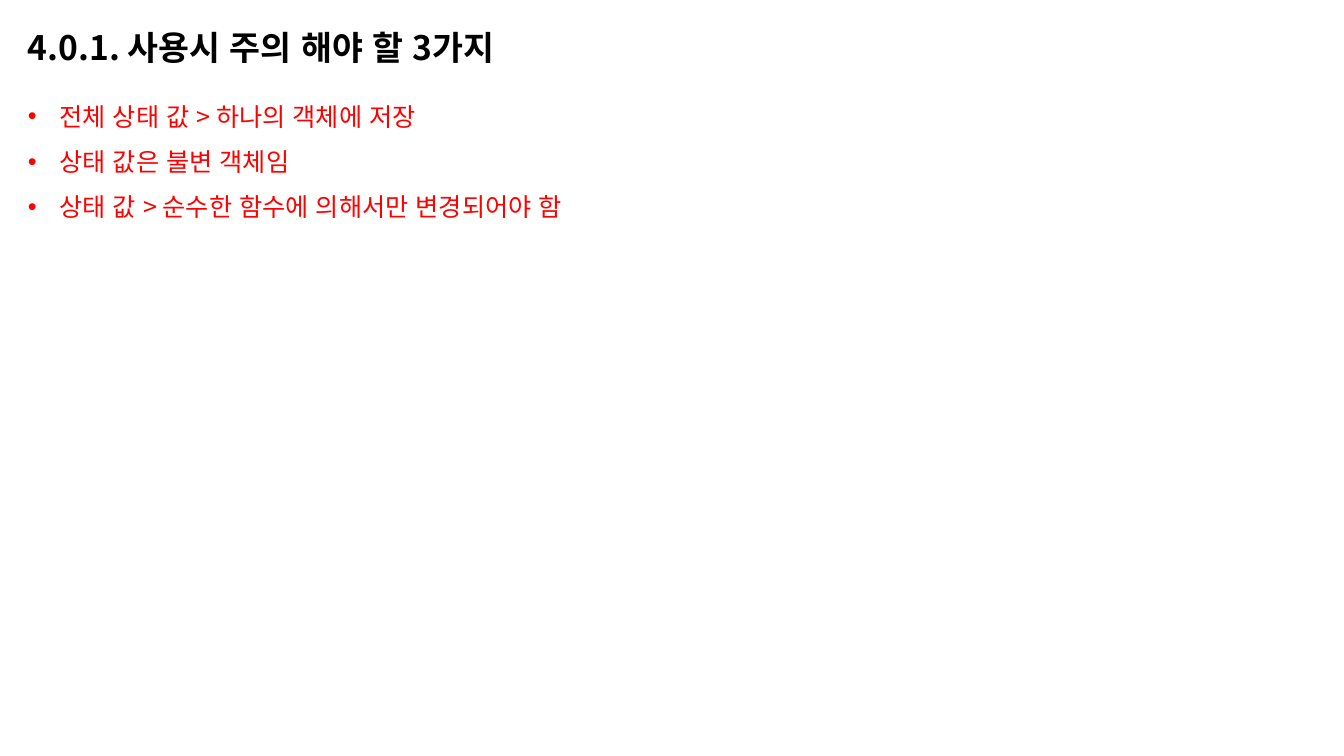
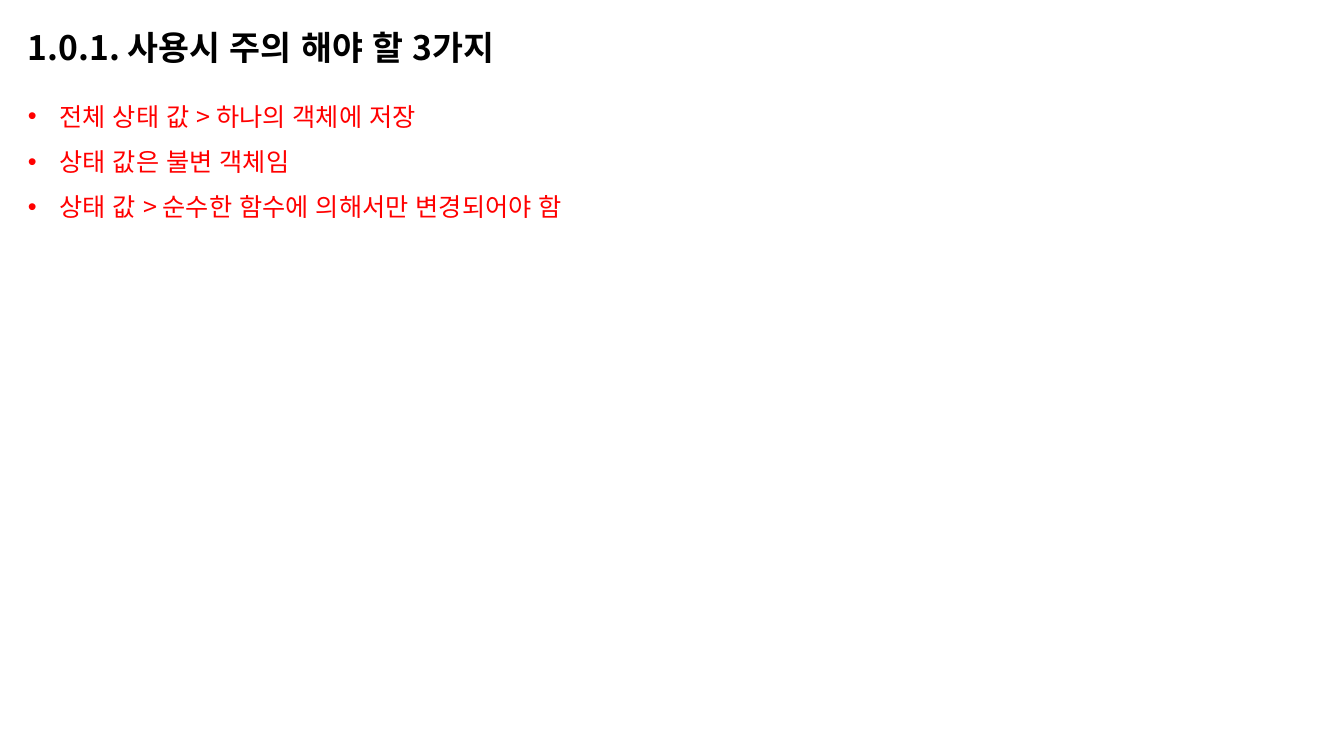
Before and after one commit to junni3h/insummnia, a slide deck: slide 19 of docs/리액트 정리.pptx (slide 16 before the commit). Drawn at 1344x756 pixels with LibreOffice and Linux fonts; fonts in the diff are those of the drawing. Boxes give left, top, right and bottom in pixels: in the first picture for what was removed or moved away, otherwise in the second. Text is boxed around its words. In the diff, an @@ line names an element or a change of style, - is before the commit and + after.

Commit message:
2021-01-20 / 황세준 / 사용자 정보 수정 기능 추가

```diff
--- a/docs/리액트 정리.pptx
+++ b/docs/리액트 정리.pptx
@@ text at bbox=[28, 31, 495, 63]: text changed @@
-4.0.1. 사용시 주의 해야 할 3가지
+1.0.1. 사용시 주의 해야 할 3가지
```
Also in this commit, not shown: 12 other slides changed, 3 slides added, 18 other files.
